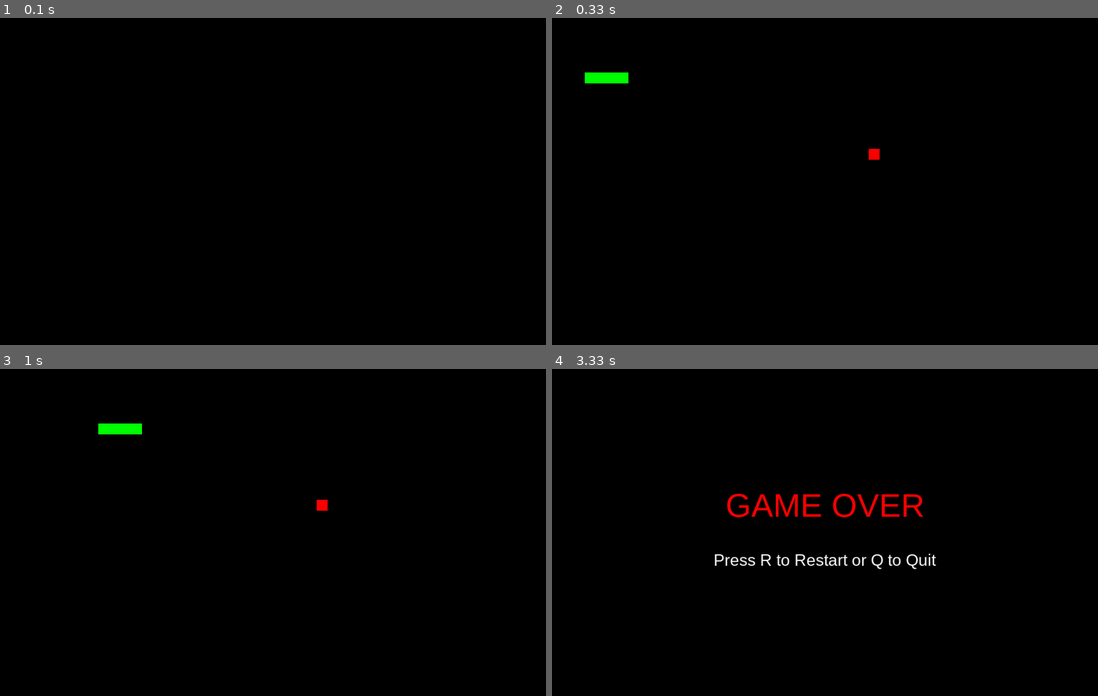
Above: before the commit, frames 1-4 (two rows, left to right).
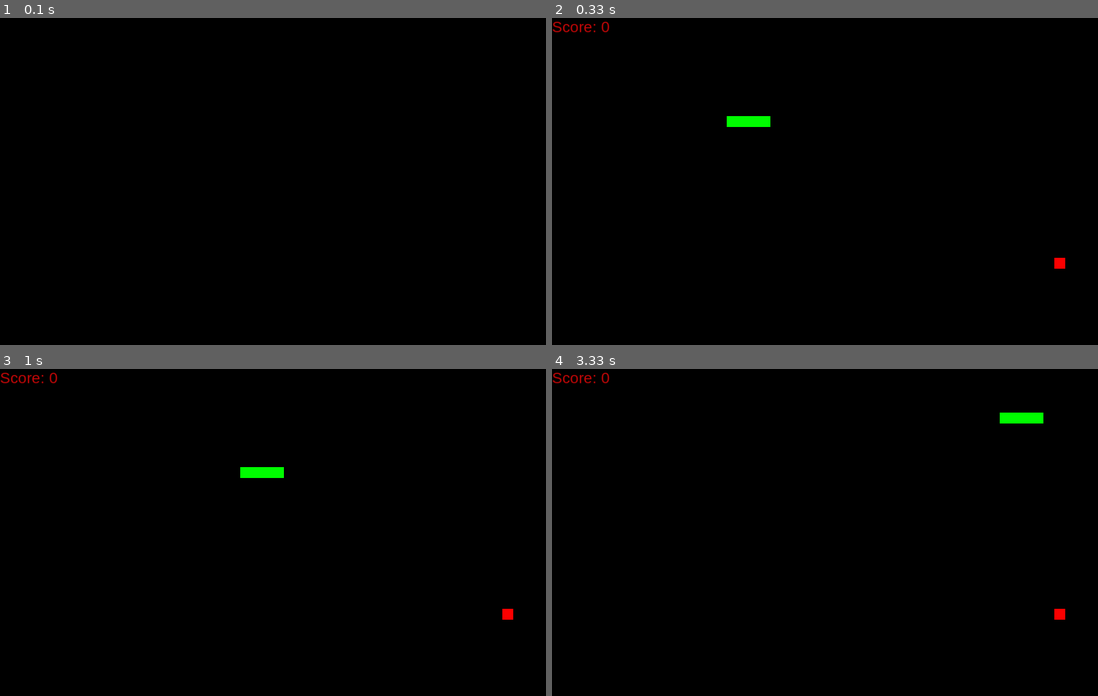
Above: after the commit, the same moments.

Repository: Jiibben/pygame_snake_game
Game: pygame game, started from main.py
The game is run twice, just before and just after one commit, with the same random seed, the same clock (stepped at 60 frames per second) and the same inputs.
Inputs:
- Up to frame 1 (0.1 s): no input
- Up to frame 2 (0.33 s): no input
- Up to frame 3 (1 s): hold X 0.33-0.8 s; hold Right 0.33-0.8 s; tap Enter at 0.83 s
- Up to frame 4 (3.33 s): hold Up 1.73-2.2 s; hold Right 2.23-2.7 s; hold Left 2.73-3.27 s; hold Y from 3.3 s (still down); hold Down from 3.3 s (still down)

Frame 1 is identical in both runs. In frame 2, 0.8% of the frame differs, in the area x 0-94%, y 1-77%; in frame 3, 0.8%; in frame 4, 2.0%.

Commit message:
cleaned code a bit and added scores

Diff:
--- a/apple.py
+++ b/apple.py
@@ -1,17 +1,19 @@
 from grid_object import GridObject
-from snake import Snake
-from const import NUMBER_OF_CELL_HEIGHT, NUMBER_OF_CELL_WIDTH
+from const import *
 from position import Position
+
+
 class Apple(GridObject):
     def __init__(self, pos):
         super().__init__(pos, (255,0,0))
 
     @staticmethod
     def get_random_apple_not_on_snake(snake):
-        position = [snake.head.get_postion()].extend(snake.tail)
-        randPos = Position.randomPosition(NUMBER_OF_CELL_HEIGHT, NUMBER_OF_CELL_WIDTH)
+        position = [snake.head.get_position()]
+        position.extend([a.get_position() for a in snake.tail])
+        randPos = Position.randomPosition(NUMBER_OF_CELL_WIDTH-1, NUMBER_OF_CELL_HEIGHT-1)
 
         while randPos in position:
-            randPos = Position.randomPosition(NUMBER_OF_CELL_HEIGHT, NUMBER_OF_CELL_WIDTH)
+            randPos = Position.randomPosition(NUMBER_OF_CELL_WIDTH, NUMBER_OF_CELL_HEIGHT)
 
         return Apple(randPos)
--- a/const.py
+++ b/const.py
@@ -6,6 +6,12 @@
 NUMBER_OF_CELL_WIDTH = 50
 NUMBER_OF_CELL_HEIGHT=30
 GAME_OVER_EVENT = pygame.USEREVENT + 1
+APPLE_EATEN_EVENT = pygame.USEREVENT + 2
 
 CELL_WIDTH = SCREEN_WIDTH // NUMBER_OF_CELL_WIDTH
 CELL_HEIGHT = SCREEN_HEIGHT // NUMBER_OF_CELL_HEIGHT
+
+
+WHITE = (255, 255, 255)
+BLACK = (0, 0, 0)
+RED = (255, 0, 0)
--- a/grid.py
+++ b/grid.py
@@ -2,29 +2,34 @@
 from snake import Snake
 from updatable import Updatable
 from cell import Cell
-from const import NUMBER_OF_CELL_HEIGHT, NUMBER_OF_CELL_WIDTH, GAME_OVER_EVENT
-from random import randint
+from const import *
 from apple import Apple
 import pygame
 
 
 class Grid(Updatable):
-    def __init__(self, snake : Snake):
+    def __init__(self, snake : Snake, apple: Apple):
         self.cells = [Cell(Position(x,y)) for x in range(0,NUMBER_OF_CELL_WIDTH) for y in range(NUMBER_OF_CELL_HEIGHT)]
         self.snake = snake
-        self.apple = Apple(Position.randomPosition(NUMBER_OF_CELL_WIDTH, NUMBER_OF_CELL_HEIGHT))
+        self.apple = apple
 
     def draw(self, surface):
         for cell in self.cells:
             cell.draw(surface)
+
         self.apple.draw(surface)
         self.snake.draw(surface)
 
     def update(self):
+        #check if apple and snake get on the same cell
         if self.apple.get_position() == self.snake.head.get_position():
+            #if it's the case add an empty Position
             self.snake.add_segment(Position.get_none())
-            self.apple.set_position(Position.randomPosition(NUMBER_OF_CELL_WIDTH, NUMBER_OF_CELL_HEIGHT))
+            #create another apple when one is eaten
+            self.apple = Apple.get_random_apple_not_on_snake(self.snake)
+            pygame.event.post(pygame.event.Event(APPLE_EATEN_EVENT))
+
+        #check if snake collide with his tail
         elif self.snake.head.get_position() in [a.get_position() for a in self.snake.tail]:
-            print("game over")
             pygame.event.post(pygame.event.Event(GAME_OVER_EVENT))  # Post custom event
         self.snake.update()
--- a/grid_object.py
+++ b/grid_object.py
@@ -1,9 +1,9 @@
 from drawable import Drawable
 import pygame
 from position import Position
+from const import *
 
 
-from const import CELL_HEIGHT, CELL_WIDTH
 
 class GridObject(Drawable):
     def __init__(self, pos : Position, color : pygame.Color, width = CELL_WIDTH, height=CELL_HEIGHT):
@@ -18,6 +18,10 @@
     def set_position(self, pos: Position):
         self.pos = pos
 
+    @staticmethod
+    def from_pos_to_pixel(pos : Position):
+        return (pos.x * CELL_WIDTH, pos.y * CELL_HEIGHT)
+
     def draw(self, surface):
-
-       pygame.draw.rect(surface, self.color, pygame.Rect(self.pos.x* CELL_WIDTH, self.pos.y * CELL_HEIGHT, self.width, self.height))
+       x,y = GridObject.from_pos_to_pixel(self.pos)
+       pygame.draw.rect(surface, self.color, pygame.Rect(x, y , self.width, self.height))
--- a/main.py
+++ b/main.py
@@ -2,36 +2,30 @@
 from grid import Grid
 from snake import Snake
 from position import Position
-from const import SCREEN_WIDTH,SCREEN_HEIGHT,GAME_OVER_EVENT, NUMBER_OF_CELL_HEIGHT, NUMBER_OF_CELL_WIDTH
+from const import *
 from direction import Direction
-
+from apple import Apple
 
 pygame.init()
 # Colors
-WHITE = (255, 255, 255)
-BLACK = (0, 0, 0)
-RED = (255, 0, 0)
 
-# Font
+# Fonts
 font = pygame.font.SysFont("Arial", 60)
 small_font = pygame.font.SysFont("Arial", 30)
-
+score_font = pygame.font.SysFont("Arial",28)
 #initialize game
-
-
-pygame.display.set_caption('pysnake')
+pygame.display.set_caption('PySnake')
 
 
 screen = pygame.display.set_mode((SCREEN_WIDTH, SCREEN_HEIGHT))
-snake = Snake(Position(4,5))
-grid = Grid(snake)
+snake = Snake(Position.randomPosition(NUMBER_OF_CELL_WIDTH, NUMBER_OF_CELL_HEIGHT))
+apple = Apple.get_random_apple_not_on_snake(snake)
+grid = Grid(snake, apple)
 is_running = True
 clock = pygame.time.Clock()
 is_game_over = False
-
-
-
-
+score = 0
+speed = 5
 def show_game_over_screen():
     screen.fill(BLACK)
 
@@ -47,7 +41,10 @@
 
     pygame.display.flip()
 
-
+def render_score():
+    score_text = score_font.render(f"Score: {score}", True, (200,10,10))
+    text_rect = score_text.get_rect(topleft=(0,0))
+    screen.blit(score_text, text_rect)
 
 while is_running:
     screen.fill((255,0,0))
@@ -58,17 +55,24 @@
                 is_running = False
             elif event.type == GAME_OVER_EVENT:
                 is_game_over = True
+            elif event.type == APPLE_EATEN_EVENT:
+                score +=1
             elif event.type == pygame.KEYDOWN:
-                if event.key == pygame.K_UP:
+                if event.key == pygame.K_x:
+                    speed *=2
+                elif event.key == pygame.K_y:
+                    speed /=2
+                elif event.key == pygame.K_UP and snake.movement != Direction.DOWN:
                     snake.add_movement(Direction.UP)
-                elif event.key == pygame.K_RIGHT:
+                elif event.key == pygame.K_RIGHT and snake.movement != Direction.LEFT:
                     snake.add_movement(Direction.RIGHT)
-                elif event.key == pygame.K_LEFT:
+                elif event.key == pygame.K_LEFT and snake.movement != Direction.RIGHT:
                     snake.add_movement(Direction.LEFT)
-                elif event.key == pygame.K_DOWN:
+                elif event.key == pygame.K_DOWN and snake.movement != Direction.UP:
                     snake.add_movement(Direction.DOWN)
         grid.update()
         grid.draw(screen)
+        render_score()
     else:
         for event in pygame.event.get():
             if event.type == pygame.QUIT:
@@ -79,12 +83,13 @@
                 elif event.key == pygame.K_r:
                     screen = pygame.display.set_mode((SCREEN_WIDTH, SCREEN_HEIGHT))
                     snake = Snake(Position.randomPosition(NUMBER_OF_CELL_WIDTH, NUMBER_OF_CELL_HEIGHT))
-                    grid = Grid(snake)
+                    apple = Apple.get_random_apple_not_on_snake(snake)
+                    grid = Grid(snake, apple)
                     is_running = True
-                    clock = pygame.time.Clock()
                     is_game_over = False
+                    score = 0
         show_game_over_screen()
 
 
-    clock.tick(9)
+    clock.tick(speed)
     pygame.display.update()
